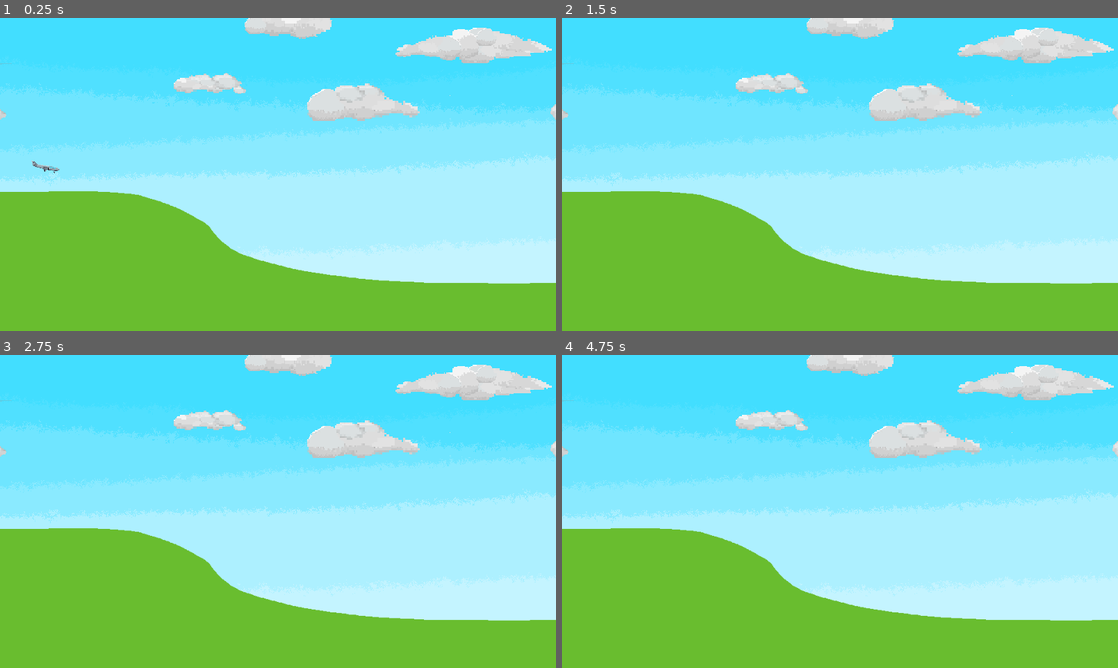
Above: before the commit, frames 1-4 (two rows, left to right).
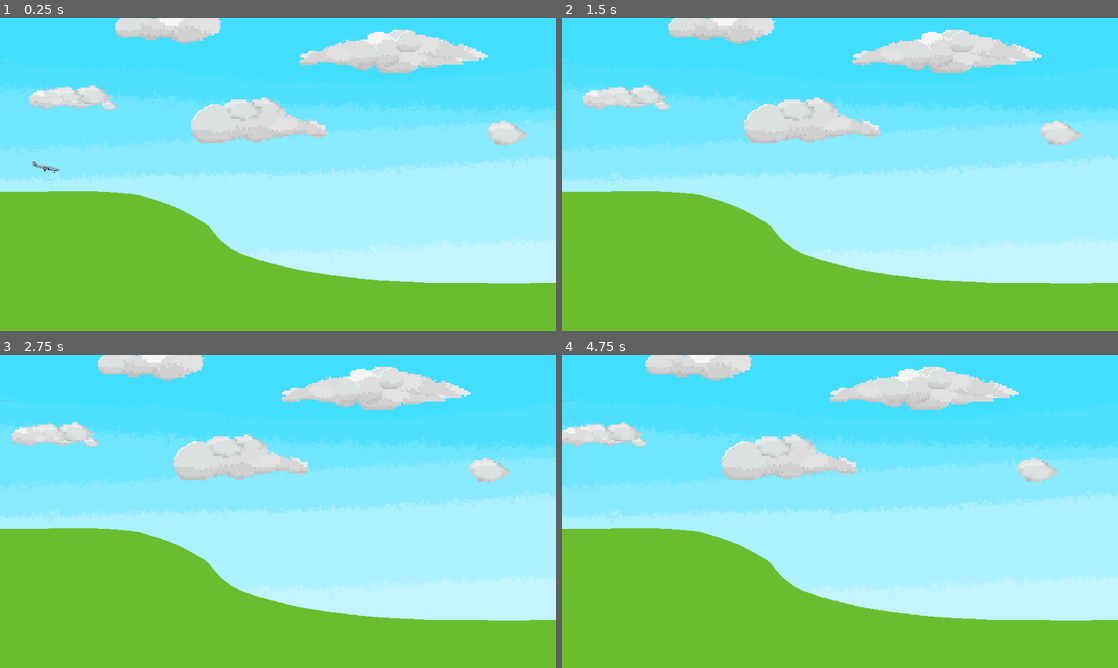
Above: after the commit, the same moments.

Repository: le-cds/untitledgamejam18
Game: Godot game, scene res://scenes/World2D.tscn
Two runs of this game, one before a commit and one after it. Both use one fixed random seed, a clock stepped at 60 frames per second and the inputs below.
Inputs (mouse positions are in pixels of both pictures, inside the frame that each line leads up to):
- Up to frame 1 (0.25 s): no input
- Up to frame 2 (1.5 s): tap Enter (ui_accept) at 0.5, 0.77 s; move the mouse to (962, 158) at 0.52 s; hold Space (game_gravity_switch) 0.53-1.28 s; click (962, 158) at 0.67 s; move the mouse to (728, 190) at 1.27 s; tap Space (game_gravity_switch) at 1.35 s; click (728, 190) at 1.42 s
- Up to frame 3 (2.75 s): tap Enter (ui_accept) at 1.52 s; move the mouse to (333, 442) at 2.02 s; hold Space (game_gravity_switch) from 2.03 s (still down); click (333, 442) at 2.17 s
- Up to frame 4 (4.75 s): move the mouse to (812, 574) at 2.77 s; release Space (game_gravity_switch) at 2.78 s; tap Space (game_gravity_switch) at 2.85, 4.35 s; click (812, 574) at 2.92 s; tap Enter (ui_accept) at 3.02, 3.77, 4.52 s; move the mouse to (1006, 558) at 3.52 s; hold Space (game_gravity_switch) 3.53-4.28 s; click (1006, 558) at 3.67 s; move the mouse to (673, 464) at 4.27 s; click (673, 464) at 4.42 s

The runs differ from the first frame. In frame 1, 11% of the frame differs, in the area x 0-100%, y 0-41%; in frame 2, 11%; in frame 3, 12%; in frame 4, 12%.

Commit message:
Add scrolling clouds into the world

Diff:
--- a/glider/scenes/World2D.tscn
+++ b/glider/scenes/World2D.tscn
@@ -1,25 +1,11 @@
-[gd_scene load_steps=6 format=2]
+[gd_scene load_steps=7 format=2]
 
 [ext_resource path="res://scenes/Plane2D/Plane2D.tscn" type="PackedScene" id=1]
 [ext_resource path="res://scenes/World/skybox.png" type="Texture" id=2]
 [ext_resource path="res://scenes/World/clouds.png" type="Texture" id=3]
 [ext_resource path="res://scenes/Levels/Level01.tscn" type="PackedScene" id=4]
-
-[sub_resource type="Animation" id=1]
-resource_name = "move"
-length = 100.0
-tracks/0/type = "value"
-tracks/0/path = NodePath(".:offset")
-tracks/0/interp = 1
-tracks/0/loop_wrap = true
-tracks/0/imported = false
-tracks/0/enabled = true
-tracks/0/keys = {
-"times": PoolRealArray( 0, 100 ),
-"transitions": PoolRealArray( 1, 1 ),
-"update": 0,
-"values": [ Vector2( 0, 0 ), Vector2( -8000, 0 ) ]
-}
+[ext_resource path="res://scripts/ScrollingTexture.gd" type="Script" id=5]
+[ext_resource path="res://materials/ScrollingTexture.material" type="Material" id=6]
 
 [node name="World2D" type="Node2D"]
 
@@ -30,21 +16,22 @@
 "_edit_lock_": true
 }
 
+[node name="Clouds" type="TextureRect" parent="Background"]
+material = ExtResource( 6 )
+margin_left = -611.166
+margin_top = -270.592
+margin_right = 600.834
+margin_bottom = 271.408
+texture = ExtResource( 3 )
+stretch_mode = 2
+script = ExtResource( 5 )
+__meta__ = {
+"_edit_use_anchors_": false
+}
+scroll_speed = 0.01
+
 [node name="Plane2D" parent="." instance=ExtResource( 1 )]
 position = Vector2( 32.9907, 253.492 )
 scale = Vector2( 0.5, 0.5 )
 
-[node name="Cloud" type="Sprite" parent="."]
-position = Vector2( 4115.94, 205.156 )
-scale = Vector2( 0.823134, 0.826302 )
-texture = ExtResource( 3 )
-offset = Vector2( -1032.37, 0 )
-region_enabled = true
-region_rect = Rect2( 0, 0, 10000, 500 )
-region_filter_clip = true
-
-[node name="AnimationPlayer" type="AnimationPlayer" parent="Cloud"]
-playback_speed = 0.1
-anims/move = SubResource( 1 )
-
 [node name="Level01" parent="." instance=ExtResource( 4 )]
